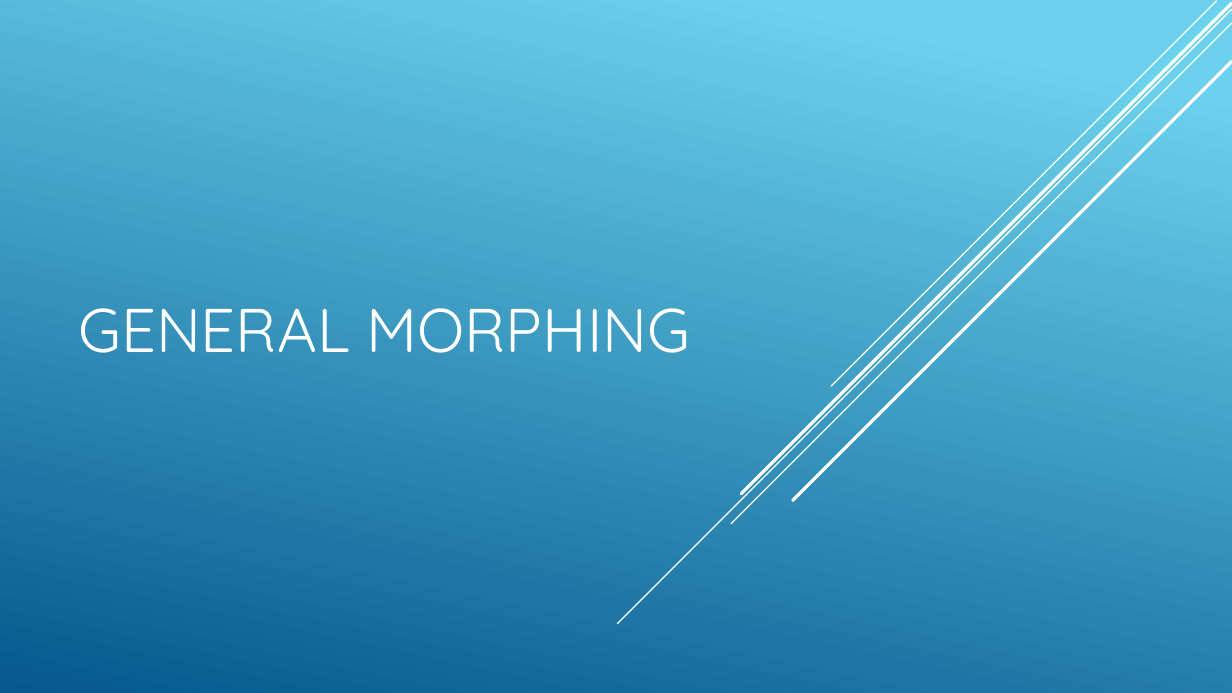
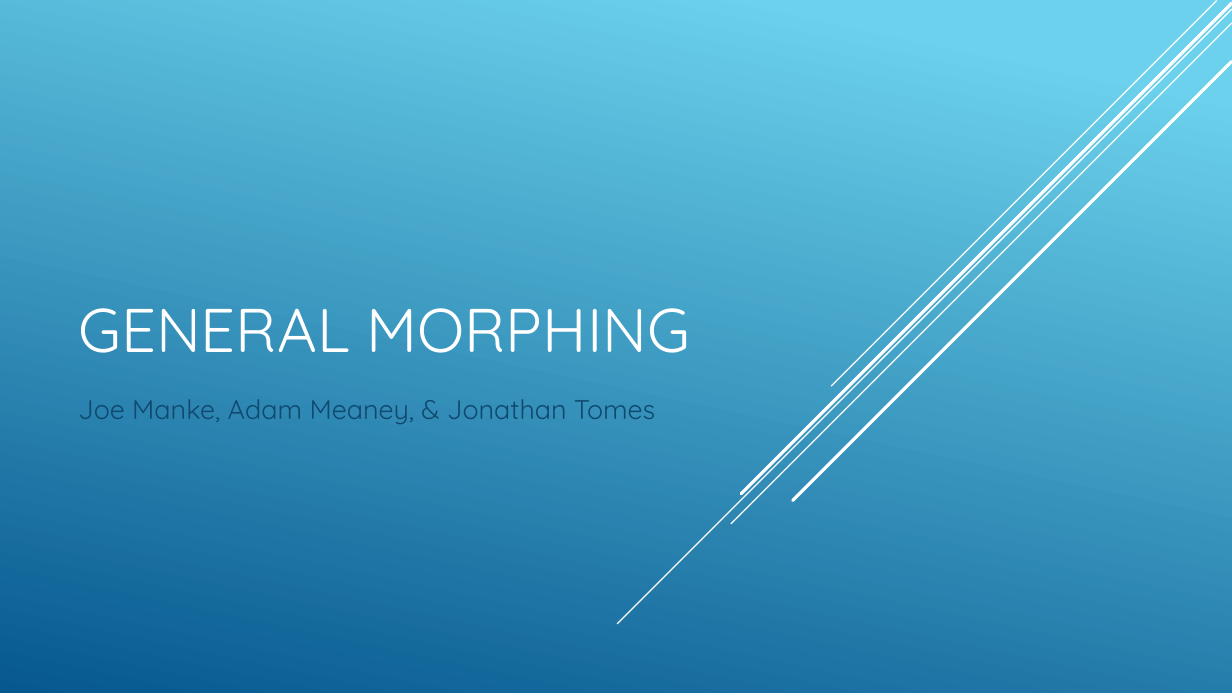
Before and after one commit to jcmanke/ImageProcessingProject, a slide deck: slide 1 of General Morphing.pptx. Drawn at 1232x693 pixels with LibreOffice and Linux fonts; fonts in the diff are those of the drawing. Boxes give left, top, right and bottom in pixels: in the first picture for what was removed or moved away, otherwise in the second. Text is boxed around its words. In the diff, an @@ line names an element or a change of style, - is before the commit and + after.

Commit message:
Added my slides to Tomes' powerpoint

```diff
--- a/General Morphing.pptx
+++ b/General Morphing.pptx
@@ subtitle added at <box>78,399,655,424</box>, 21 pt, text #0F496F @@
+Joe Manke, Adam Meaney, & Jonathan Tomes
```
Also in this commit, not shown: 2 other slides changed, 5 slides added, 1 other file.
